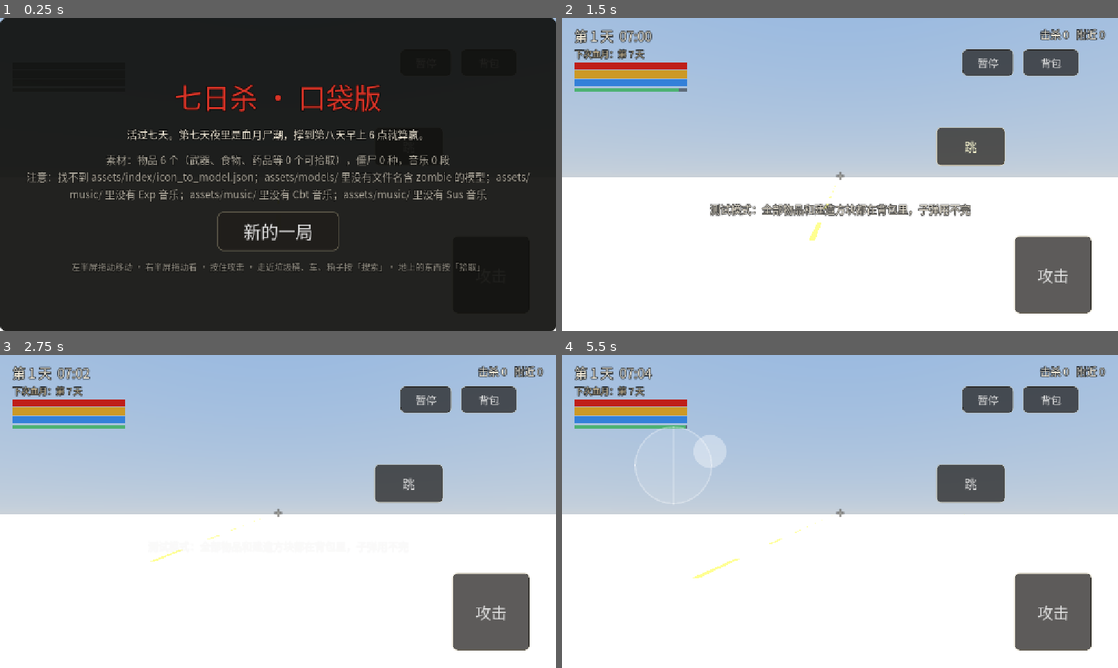
Above: before the commit, frames 1-4 (two rows, left to right).
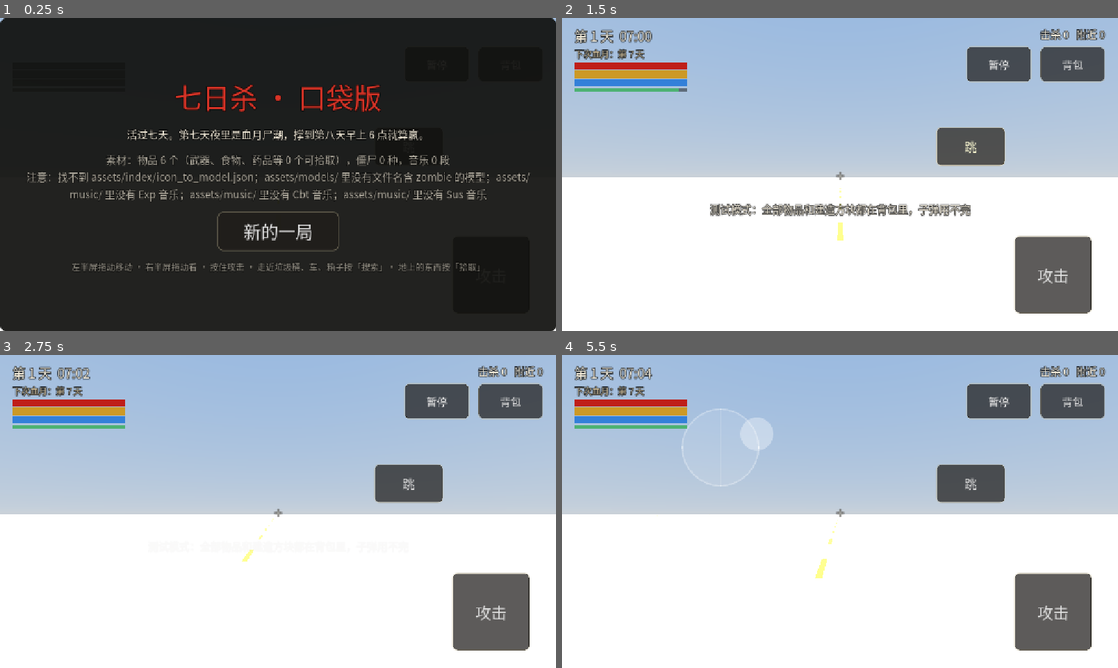
Above: after the commit, the same moments.

Repository: langhua98/7day
Game: Godot game, scene res://scenes/main.tscn
Two runs of this game, one before a commit and one after it. Both use one fixed random seed, a clock stepped at 60 frames per second and the inputs below.
Inputs (mouse positions are in pixels of both pictures, inside the frame that each line leads up to):
- Up to frame 1 (0.25 s): no input
- Up to frame 2 (1.5 s): click "新的一局" at 0.5 s; tap Enter at 1.25 s; move the mouse to (962, 158) at 1.27 s; hold D from 1.28 s (still down); hold R from 1.28 s (still down); click (962, 158) at 1.42 s
- Up to frame 3 (2.75 s): tap Space at 1.52, 1.82, 2 s; tap E at 1.55 s; release D at 2 s; release R at 2 s; drag from (166, 527) to (250, 574) at 2.02 s
- Up to frame 4 (5.5 s): move the mouse to (895, 442) at 2.77 s; hold D 2.78-3.5 s; hold F 2.78-3.5 s; click (895, 442) at 2.92 s; tap Shift at 3.05 s; tap Enter at 3.5 s; drag from (812, 574) to (673, 464) at 3.52 s; move the mouse to (1006, 558) at 4.27 s; hold A 4.28-5 s; hold C 4.28-5 s; click (1006, 558) at 4.42 s; tap Space at 4.52, 4.55, 4.82 s; drag from (673, 464) to (756, 433) at 5.02 s

The runs differ from the first frame. In frame 2, 1.8% of the frame differs, in the area x 44-98%, y 8-72%; in frame 3, 1.8%; in frame 4, 2.7%, in the area x 13-98%, y 8-72%.

Commit message:
iOS 触屏：安全区、边打边转视角、摇杆跟手、背包滑动不误点，去掉键盘操作
- 按钮放进安全区容器，避开刘海/灵动岛和底部横条，转屏时重算
- 快捷栏居中；暂停/背包/关闭等按钮加大到约 44pt
- 按住攻击或瞄准再拖动可以转视角
- 摇杆拖出圈外底座跟着手指走
- 背包里上下滑动不会误用物品；点背包外空白关闭
- 切后台/下拉通知中心时松开所有手指并自动暂停
- 点按钮有轻微震动反馈
- 删掉 WASD/方向键/空格/R/E/F/右键等电脑操作
- test_ui 补充对应检查

Co-Authored-By: Claude Opus 5.5 (1M context) <noreply@anthropic.com>
Claude-Session: https://claude.ai/code/session_01UUdrJfoZcFATFQ8acGdqqf

Diff:
--- a/scripts/combat.gd
+++ b/scripts/combat.gd
@@ -65,14 +65,11 @@
 		_reload_left -= delta
 		if _reload_left <= 0.0:
 			_finish_reload()
-	if Input.is_physical_key_pressed(KEY_R):
-		reload()
 	_update_ammo_hud()
 	_update_ghost()
 
 	attack_cd = max(0.0, attack_cd - delta)
-	var attacking := hud.attack_held or Input.is_physical_key_pressed(KEY_SPACE)
-	if attacking and attack_cd <= 0.0:
+	if hud.attack_held and attack_cd <= 0.0:
 		attack()
 
 
--- a/scripts/hud.gd
+++ b/scripts/hud.gd
@@ -60,14 +60,20 @@
 var _attack_id := -1
 var _joy_origin := Vector2.ZERO
 var _look_id := -1
-var _look_last := Vector2.ZERO
+## 能拖动转视角的手指上一帧位置：空白处的右半屏、攻击键、瞄准键都算（边开火边转）
+var _drag_last := {}
 var _toast_t := 0.0
 var _blood_day := false
 var _aim_id := -1
 var _cross_tween: Tween
 var _hit_tween: Tween
+## 安全区：刘海、灵动岛、底部横条让出来的边距（画布像素）。按钮都放在 _safe 里
+var _safe := Control.new()
+var safe_insets := Vector4.ZERO  # 左、上、右、下
 const JOY_RADIUS := 90.0
 const JOY_DEADZONE := 0.12
+## 手指移动不超过这么多像素才算「点」，超过算滑动（背包里滑着找东西不误用物品）
+const TAP_SLOP := 24.0
 const QUALITY_COLORS := [Color(0.7, 0.7, 0.7), Color(0.65, 0.45, 0.25), Color(0.9, 0.8, 0.2),
 	Color(0.3, 0.8, 0.3), Color(0.3, 0.55, 1.0), Color(0.7, 0.35, 1.0)]
 
@@ -86,11 +92,15 @@
 	_hurt.mouse_filter = Control.MOUSE_FILTER_IGNORE
 	_root.add_child(_hurt)
 
+	_safe.set_anchors_preset(Control.PRESET_FULL_RECT)
+	_safe.mouse_filter = Control.MOUSE_FILTER_IGNORE
+	_root.add_child(_safe)
+
 	# 左上：天数、时间、血量、饱食度
 	var tl := VBoxContainer.new()
 	tl.position = Vector2(28, 18)
 	tl.mouse_filter = Control.MOUSE_FILTER_IGNORE
-	_root.add_child(tl)
+	_safe.add_child(tl)
 	_status.add_theme_font_size_override("font_size", 30)
 	tl.add_child(_status)
 	_blood_info.add_theme_font_size_override("font_size", 20)
@@ -117,7 +127,7 @@
 	_kills.position = Vector2(-260, 18)
 	_kills.size = Vector2(230, 40)
 	_kills.horizontal_alignment = HORIZONTAL_ALIGNMENT_RIGHT
-	_root.add_child(_kills)
+	_safe.add_child(_kills)
 
 	_banner.set_anchors_preset(Control.PRESET_CENTER_TOP)
 	_banner.position = Vector2(-400, 90)
@@ -161,10 +171,16 @@
 	_root.add_child(_hitmarker)
 
 	# 底部快捷栏
+	# 往两边长，格子多少都居中
 	_hotbar.set_anchors_preset(Control.PRESET_CENTER_BOTTOM)
-	_hotbar.position = Vector2(-330, -150)
+	_hotbar.grow_horizontal = Control.GROW_DIRECTION_BOTH
+	_hotbar.grow_vertical = Control.GROW_DIRECTION_BEGIN
+	_hotbar.offset_left = 0
+	_hotbar.offset_right = 0
+	_hotbar.offset_top = -150
+	_hotbar.offset_bottom = -40
 	_hotbar.add_theme_constant_override("separation", 8)
-	_root.add_child(_hotbar)
+	_safe.add_child(_hotbar)
 
 	_attack_btn.text = "攻击"
 	_attack_btn.set_anchors_preset(Control.PRESET_BOTTOM_RIGHT)
@@ -174,7 +190,7 @@
 	# 攻击、背包、快捷栏都在 _input 里按触点自己处理：
 	# 系统自带的按钮只认第一根手指，一边走路一边按攻击会没反应
 	_attack_btn.mouse_filter = Control.MOUSE_FILTER_IGNORE
-	_root.add_child(_attack_btn)
+	_safe.add_child(_attack_btn)
 
 	_aim_btn.text = "瞄准"
 	_aim_btn.set_anchors_preset(Control.PRESET_BOTTOM_RIGHT)
@@ -183,7 +199,7 @@
 	_aim_btn.add_theme_font_size_override("font_size", 32)
 	_aim_btn.mouse_filter = Control.MOUSE_FILTER_IGNORE
 	_aim_btn.visible = false
-	_root.add_child(_aim_btn)
+	_safe.add_child(_aim_btn)
 
 	# 搜索 / 拾取：走近容器或地上的东西才出现
 	_action_btn.set_anchors_preset(Control.PRESET_BOTTOM_RIGHT)
@@ -193,7 +209,7 @@
 	_action_btn.mouse_filter = Control.MOUSE_FILTER_IGNORE
 	_action_btn.clip_text = true
 	_action_btn.visible = false
-	_root.add_child(_action_btn)
+	_safe.add_child(_action_btn)
 
 	# 换弹、跳：按钮也在 _input 里按触点处理
 	for pair in [[_reload_btn, "换弹", Vector2(-240, -470), Vector2(180, 90)], [_jump_btn, "跳", Vector2(-420, -470), Vector2(160, 90)]]:
@@ -204,17 +220,17 @@
 		b.size = pair[3]
 		b.add_theme_font_size_override("font_size", 28)
 		b.mouse_filter = Control.MOUSE_FILTER_IGNORE
-		_root.add_child(b)
+		_safe.add_child(b)
 	_reload_btn.visible = false
 	# 子弹数：弹匣里 / 背包里
 	_ammo.set_anchors_preset(Control.PRESET_CENTER_BOTTOM)
-	_ammo.position = Vector2(-110, -200)
-	_ammo.size = Vector2(220, 44)
+	_ammo.position = Vector2(-300, -206)
+	_ammo.size = Vector2(600, 44)
 	_ammo.horizontal_alignment = HORIZONTAL_ALIGNMENT_CENTER
 	_ammo.add_theme_font_size_override("font_size", 40)
 	_ammo.add_theme_font_override("font", Hud.number_font())
 	_ammo.visible = false
-	_root.add_child(_ammo)
+	_safe.add_child(_ammo)
 
 	# 翻找进度条（屏幕中间偏下）
 	_progress.set_anchors_preset(Control.PRESET_CENTER)
@@ -241,10 +257,11 @@
 
 	_bag_btn.text = "背包"
 	_bag_btn.set_anchors_preset(Control.PRESET_TOP_RIGHT)
-	_bag_btn.position = Vector2(-220, 70)
-	_bag_btn.size = Vector2(130, 64)
+	# 苹果建议触控区至少 44pt，画布 720 高时大约 80 像素
+	_bag_btn.position = Vector2(-180, 64)
+	_bag_btn.size = Vector2(150, 84)
 	_bag_btn.mouse_filter = Control.MOUSE_FILTER_IGNORE
-	_root.add_child(_bag_btn)
+	_safe.add_child(_bag_btn)
 
 	# 背包
 	_bag_panel.set_anchors_preset(Control.PRESET_FULL_RECT)
@@ -262,17 +279,20 @@
 	bag_title.add_child(bt)
 	var close := Button.new()
 	close.text = "关闭"
+	close.custom_minimum_size = Vector2(150, 80)
+	close.focus_mode = Control.FOCUS_NONE
 	close.pressed.connect(func(): _bag_panel.visible = false)
 	bag_title.add_child(close)
 	bag_v.add_child(bag_title)
 	var scroll := ScrollContainer.new()
 	scroll.size_flags_vertical = Control.SIZE_EXPAND_FILL
+	scroll.horizontal_scroll_mode = ScrollContainer.SCROLL_MODE_DISABLED
 	_bag_grid.columns = 7
 	_bag_grid.add_theme_constant_override("h_separation", 8)
 	_bag_grid.add_theme_constant_override("v_separation", 8)
 	scroll.add_child(_bag_grid)
 	bag_v.add_child(scroll)
-	_root.add_child(_bag_panel)
+	_safe.add_child(_bag_panel)
 
 	# 摇杆：平时停在左下角，手指按在左半屏哪里就移到哪里
 	for p in [_joy_base, _joy_knob]:
@@ -280,24 +300,28 @@
 		sb.bg_color = Color(1, 1, 1, 0.10 if p == _joy_base else 0.35)
 		sb.border_color = Color(1, 1, 1, 0.35)
 		sb.set_border_width_all(3 if p == _joy_base else 0)
-		sb.set_corner_radius_all(200)
+		sb.set_corner_radius_all(int(JOY_RADIUS) if p == _joy_base else 38)
 		p.add_theme_stylebox_override("panel", sb)
 		p.mouse_filter = Control.MOUSE_FILTER_IGNORE
-		_root.add_child(p)
+		_safe.add_child(p)
 	_joy_base.size = Vector2(JOY_RADIUS * 2, JOY_RADIUS * 2)
 	_joy_knob.size = Vector2(76, 76)
 	_reset_joystick()
 
 	_pause_btn.text = "暂停"
 	_pause_btn.set_anchors_preset(Control.PRESET_TOP_RIGHT)
-	_pause_btn.position = Vector2(-360, 70)
-	_pause_btn.size = Vector2(120, 64)
+	_pause_btn.position = Vector2(-350, 64)
+	_pause_btn.size = Vector2(150, 84)
 	_pause_btn.mouse_filter = Control.MOUSE_FILTER_IGNORE
-	_root.add_child(_pause_btn)
+	_safe.add_child(_pause_btn)
 
 	_build_start_panel()
 	_build_end_panel()
 	_build_pause_panel()
+	# 背包盖在摇杆上面
+	_safe.move_child(_bag_panel, -1)
+	get_viewport().size_changed.connect(_update_safe_area)
+	_update_safe_area()
 
 
 func _make_theme() -> Theme:
@@ -451,7 +475,8 @@
 		sl.max_value = row[3]
 		sl.step = 0.05
 		sl.value = settings[row[0]]
-		sl.custom_minimum_size = Vector2(380, 50)
+		sl.custom_minimum_size = Vector2(380, 76)
+		sl.focus_mode = Control.FOCUS_NONE
 		sl.size_flags_horizontal = Control.SIZE_EXPAND_FILL
 		var key: String = row[0]
 		sl.value_changed.connect(func(val):
@@ -593,9 +618,37 @@
 		_bag_grid.add_child(_slot(e.id, list, true))
 
 
+## 刘海 / 灵动岛 / 底部横条：读系统给的安全区，换算成画布像素
+func _update_safe_area() -> void:
+	var ins := Vector4.ZERO
+	if OS.has_feature("mobile"):
+		var screen := Vector2(DisplayServer.screen_get_size())
+		var safe := Rect2(DisplayServer.get_display_safe_area())
+		var canvas := get_viewport().get_visible_rect().size
+		if screen.x > 0.0 and screen.y > 0.0 and safe.size.x > 0.0:
+			var k := canvas / screen
+			ins = Vector4(safe.position.x * k.x, safe.position.y * k.y,
+				(screen.x - safe.end.x) * k.x, (screen.y - safe.end.y) * k.y)
+			# 横屏时刘海可能在左也可能在右，转一下手机就换边：两边都让出来
+			var side := maxf(ins.x, ins.z)
+			ins.x = side
+			ins.z = side
+	apply_safe_insets(ins)
+
+
+func apply_safe_insets(ins: Vector4) -> void:
+	safe_insets = Vector4(maxf(ins.x, 0.0), maxf(ins.y, 0.0), maxf(ins.z, 0.0), maxf(ins.w, 0.0))
+	_safe.offset_left = safe_insets.x
+	_safe.offset_top = safe_insets.y
+	_safe.offset_right = -safe_insets.z
+	_safe.offset_bottom = -safe_insets.w
+	if _joy_id == -1:
+		_reset_joystick()
+
+
 func _reset_joystick() -> void:
 	var vp := get_viewport().get_visible_rect().size if is_inside_tree() else Vector2(1280, 720)
-	var home := Vector2(JOY_RADIUS + 70, vp.y - JOY_RADIUS - 70)
+	var home := Vector2(safe_insets.x + JOY_RADIUS + 70, vp.y - safe_insets.w - JOY_RADIUS - 70)
 	_joy_base.position = home - _joy_base.size * 0.5
 	_joy_knob.position = home - _joy_knob.size * 0.5
 	_joy_base.modulate.a = 0.6
@@ -637,11 +690,29 @@
 		ql.add_theme_color_override("font_color", QUALITY_COLORS[clampi(quality, 1, 6) - 1])
 		ql.mouse_filter = Control.MOUSE_FILTER_IGNORE
 		b.add_child(ql)
+	b.focus_mode = Control.FOCUS_NONE
 	if with_name:
-		b.pressed.connect(func(): item_used.emit(id))
+		# 背包里能上下滑着找：手指按下后挪动超过 TAP_SLOP 就算滑动，不用这个物品
+		b.gui_input.connect(func(ev: InputEvent): _bag_slot_input(b, id, ev))
+		b.mouse_filter = Control.MOUSE_FILTER_PASS
+		b.button_mask = 0  # 不走按钮自己的「按下」，由 _bag_slot_input 判断点还是滑
 	else:
 		b.mouse_filter = Control.MOUSE_FILTER_IGNORE  # 快捷栏在 _input 里处理
 	return b
+
+
+func _bag_slot_input(b: Button, id: String, ev: InputEvent) -> void:
+	if not (ev is InputEventMouseButton) or ev.button_index != MOUSE_BUTTON_LEFT:
+		return
+	if ev.pressed:
+		b.set_meta("down_at", ev.global_position)
+		_flash(b)
+	elif b.has_meta("down_at"):
+		var from: Vector2 = b.get_meta("down_at")
+		b.remove_meta("down_at")
+		if ev.global_position.distance_to(from) <= TAP_SLOP and b.get_global_rect().has_point(ev.global_position):
+			_tap_feedback()
+			item_used.emit(id)
 
 
 func _process(delta: float) -> void:
@@ -695,8 +766,38 @@
 	tw.tween_property(control, "modulate", Color.WHITE, 0.12)
 
 
+## 点按钮时轻轻震一下（iPhone 的触感反馈）
+func _tap_feedback() -> void:
+	Input.vibrate_handheld(12)
+
+
+func _press_button(control: Control) -> void:
+	_flash(control)
+	_tap_feedback()
+
+
+func open_bag() -> void:
+	_release_touches()
+	_bag_panel.visible = true
+
+
+## 切到后台、下拉通知中心、来电话：手指都算松开；游戏中就自动暂停
+func _notification(what: int) -> void:
+	if what in [NOTIFICATION_APPLICATION_PAUSED, NOTIFICATION_APPLICATION_FOCUS_OUT]:
+		_release_touches()
+		if _in_game():
+			set_paused(true)
+
+
+func _in_game() -> bool:
+	return is_inside_tree() and not _start_panel.visible and not _end_panel.visible \
+		and not _pause_panel.visible and not get_tree().paused
+
+
 func _release_touches() -> void:
 	_press_attack(false)
+	_attack_id = -1
+	_drag_last.clear()
 	_aim_id = -1
 	aim_held = false
 	_aim_btn.modulate = Color.WHITE
@@ -709,36 +810,38 @@
 func _touch_down(index: int, pos: Vector2) -> void:
 	if _aim_btn.visible and _aim_btn.get_global_rect().grow(12).has_point(pos):
 		_aim_id = index
+		_drag_last[index] = pos
 		aim_held = true
 		_aim_btn.modulate = Color(1.6, 0.7, 0.6)
 		return
 	if _attack_btn.get_global_rect().grow(20).has_point(pos):
 		_attack_id = index
+		_drag_last[index] = pos  # 按住攻击再拖动可以边打边转视角
 		_press_attack(true)
 		return
 	if _reload_btn.visible and _reload_btn.get_global_rect().grow(10).has_point(pos):
-		_flash(_reload_btn)
+		_press_button(_reload_btn)
 		reload_pressed.emit()
 		return
 	if _jump_btn.get_global_rect().grow(10).has_point(pos):
-		_flash(_jump_btn)
+		_press_button(_jump_btn)
 		jump_pressed.emit()
 		return
 	if _action_btn.visible and _action_btn.get_global_rect().grow(12).has_point(pos):
-		_flash(_action_btn)
+		_press_button(_action_btn)
 		action_pressed.emit()
 		return
 	if _pause_btn.get_global_rect().grow(10).has_point(pos):
+		_tap_feedback()
 		set_paused(true)
 		return
 	if _bag_btn.get_global_rect().grow(10).has_point(pos):
-		_bag_panel.visible = true
-		_release_touches()
-		_flash(_bag_btn)
+		open_bag()
+		_press_button(_bag_btn)
 		return
 	for slot in _hotbar.get_children():
-		if (slot as Control).get_global_rect().has_point(pos):
-			_flash(slot)
+		if (slot as Control).get_global_rect().grow(4).has_point(pos):
+			_press_button(slot)
 			item_used.emit(slot.get_meta("item"))
 			return
 	var half := get_viewport().get_visible_rect().size.x * 0.5
@@ -751,10 +854,11 @@
 		_joy_knob.modulate.a = 1.0
 	elif pos.x >= half and _look_id == -1:
 		_look_id = index
-		_look_last = pos
+		_drag_last[index] = pos
 
 
 func _touch_up(index: int) -> void:
+	_drag_last.erase(index)
 	if index == _aim_id:
 		_aim_id = -1
 		aim_held = false
@@ -775,19 +879,26 @@
 		if event.pressed:
 			if not _panel_open():
 				_touch_down(event.index, event.position)
+			elif _bag_panel.visible and not _bag_panel.get_global_rect().has_point(event.position):
+				# 点背包外面的空白就关掉背包
+				_bag_panel.visible = false
+				get_viewport().set_input_as_handled()
 		else:
 			_touch_up(event.index)
 	elif event is InputEventScreenDrag:
 		if event.index == _joy_id:
 			var d: Vector2 = event.position - _joy_origin
 			if d.length() > JOY_RADIUS:
+				# 手指拖出圈外：摇杆跟着手指走，往回拖马上就能转向
 				d = d.normalized() * JOY_RADIUS
+				_joy_origin = event.position - d
+				_joy_base.position = _joy_origin - _joy_base.size * 0.5
 			_joy_knob.position = _joy_origin + d - _joy_knob.size * 0.5
 			var raw := Vector2(d.x, -d.y) / JOY_RADIUS
 			if raw.length() <= JOY_DEADZONE:
 				move = Vector2.ZERO
 			else:
 				move = raw.normalized() * clampf((raw.length() - JOY_DEADZONE) / (1.0 - JOY_DEADZONE), 0.0, 1.0)
-		elif event.index == _look_id:
-			look_delta += event.position - _look_last
-			_look_last = event.position
+		elif _drag_last.has(event.index):
+			look_delta += event.position - _drag_last[event.index]
+			_drag_last[event.index] = event.position
--- a/scripts/looting.gd
+++ b/scripts/looting.gd
@@ -17,7 +17,6 @@
 var _search := {}
 var _search_t := 0.0
 var _search_from := Vector3.ZERO
-var _e_down := false
 
 
 func setup(parent: Node3D, world_ref: World, player_ref: PlayerSystem, inv_ref: InventorySystem,
@@ -41,14 +40,6 @@
 	_search_t = 0.0
 	_search_from = Vector3.ZERO
 	hud.set_progress(-1.0)
-
-
-func update(delta: float) -> void:
-	if not running:
-		return
-	if Input.is_physical_key_pressed(KEY_E) and not _e_down:
-		action()
-	_e_down = Input.is_physical_key_pressed(KEY_E)
 
 
 func spawn_loot(pos: Vector3, id := "", quality := 0, amount := 0) -> void:
--- a/scripts/main.gd
+++ b/scripts/main.gd
@@ -189,11 +189,9 @@
 	var night := time_sys.night
 	var blood_moon := time_sys.blood_moon
 
-	player_sys.aiming = (hud.aim_held or Input.is_mouse_button_pressed(MOUSE_BUTTON_RIGHT)
-		or Input.is_physical_key_pressed(KEY_F)) \
+	player_sys.aiming = hud.aim_held \
 		and Assets.items_by_id.get(inventory.equipped, {}).get("kind", -1) == Assets.Kind.GUN
 	player_sys.update(delta)
-	looting.update(delta)
 	combat.update(delta)
 	spawner.update(delta, day, night, blood_moon)
 	horde.update(delta, blood_moon, day)
--- a/scripts/player.gd
+++ b/scripts/player.gd
@@ -81,28 +81,17 @@
 	var look_sens: float = C.LOOK_SENSITIVITY * hud.settings.sensitivity * (C.AIM_SENSITIVITY if aiming else 1.0)
 	yaw -= look.x * look_sens
 	pitch = clamp(pitch - look.y * look_sens, -1.3, 1.3)
-	# 电脑上调试：WASD 移动、方向键看
-	var mv := hud.move
-	if Input.is_physical_key_pressed(KEY_W): mv.y += 1
-	if Input.is_physical_key_pressed(KEY_S): mv.y -= 1
-	if Input.is_physical_key_pressed(KEY_A): mv.x -= 1
-	if Input.is_physical_key_pressed(KEY_D): mv.x += 1
-	if Input.is_physical_key_pressed(KEY_LEFT): yaw += delta * 2.0
-	if Input.is_physical_key_pressed(KEY_RIGHT): yaw -= delta * 2.0
-	if Input.is_physical_key_pressed(KEY_UP): pitch = min(pitch + delta * 1.5, 1.3)
-	if Input.is_physical_key_pressed(KEY_DOWN): pitch = max(pitch - delta * 1.5, -1.3)
-	mv = mv.limit_length(1.0)
-	# 冲刺：摇杆推到底往前，或者按 Shift；耗体力
-	var sprint := (mv.length() > 0.92 and mv.y > 0.6) or Input.is_physical_key_pressed(KEY_SHIFT)
+	# 只做 iPhone 触屏：移动全靠左边摇杆
+	var mv := hud.move.limit_length(1.0)
+	# 冲刺：摇杆推到底往前；耗体力
+	var sprint := mv.length() > 0.92 and mv.y > 0.6
 	sprint = sprint and stamina > 1.0 and mv.y > 0.3
 	if sprint:
 		stamina = max(0.0, stamina - C.SPRINT_DRAIN * delta)
 	else:
 		stamina = min(100.0, stamina + C.STAMINA_REGEN * (C.BUFF_STAMINA_MULT if buff_t > 0.0 else 1.0) * delta * (0.5 if mv.length() > 0.1 else 1.0))
 	hud.set_stamina(stamina)
-	# 跳：简单的竖直速度和重力
-	if Input.is_physical_key_pressed(KEY_C):
-		jump()
+	# 跳（hud 的跳键调 jump()）：简单的竖直速度和重力
 	# 地面是 0；站在自己摆的方块上就是方块顶
 	_vy -= C.GRAVITY * delta
 	player.position.y += _vy * delta
--- a/tests/test_ui.gd
+++ b/tests/test_ui.gd
@@ -9,6 +9,7 @@
 	hud = Hud.new()
 	add_child(hud)
 	await get_tree().process_frame
+	hud._start_panel.visible = false  # 当作已经开局
 	hud.set_ammo("12 / 120  9mm 普通")
 	hud.set_action("搜索\n垃圾桶")
 
@@ -77,7 +78,107 @@
 	hud._touch_up(8)
 	check(hud.move == Vector2.ZERO, "松手摇杆应归零")
 
+	# 摇杆拖出圈外：底座跟着手指走，往回一拖马上反向
+	hud._touch_down(9, left)
+	drag.index = 9
+	drag.position = left + Vector2(200, 0)
+	hud._input(drag)
+	check(hud._joy_origin.distance_to(left + Vector2(110, 0)) < 1.0, "拖出圈外摇杆底座应跟手")
+	drag.position = left + Vector2(60, 0)
+	hud._input(drag)
+	check(hud.move.x < -0.3, "跟手后往回拖应马上反向")
+	hud._touch_up(9)
+
+	# 按住攻击拖动：边打边转视角
+	hud.consume_look()
+	hud._touch_down(10, attack.get_center())
+	drag.index = 10
+	drag.position = attack.get_center() + Vector2(-30, 12)
+	hud._input(drag)
+	check(hud.attack_held, "拖动时攻击应保持按住")
+	check(hud.consume_look().distance_to(Vector2(-30, 12)) < 0.01, "按住攻击拖动应转视角")
+	hud._touch_up(10)
+	check(not hud.attack_held, "松开攻击应取消")
+
+	# 右半屏空白处拖动转视角
+	var right := Vector2(hud.get_viewport().get_visible_rect().size.x * 0.6, 300)
+	hud._touch_down(11, right)
+	drag.index = 11
+	drag.position = right + Vector2(40, -5)
+	hud._input(drag)
+	check(hud.consume_look().distance_to(Vector2(40, -5)) < 0.01, "右半屏拖动应转视角")
+	hud._touch_up(11)
+	drag.position = right + Vector2(80, 0)
+	hud._input(drag)
+	check(hud.consume_look() == Vector2.ZERO, "松手后不应再转视角")
+
+	# 快捷栏居中，不和摇杆、攻击键重叠
+	hud.set_inventory([{"id": "a", "count": 1}, {"id": "b", "count": 2}, {"id": "c", "count": 1}], ["a", "b", "c"])
+	await get_tree().process_frame
+	var bar: Rect2 = hud._hotbar.get_global_rect()
+	var mid := hud.get_viewport().get_visible_rect().size.x * 0.5
+	check(absf(bar.get_center().x - mid) < 2.0, "快捷栏应水平居中")
+	check(not bar.intersects(attack), "快捷栏和攻击不能重叠")
+	check(not bar.intersects(hud._joy_base.get_global_rect()), "快捷栏和摇杆不能重叠")
+	var used: Array[String] = []
+	hud.item_used.connect(func(id): used.append(id))
+	var slot_b: Control = hud._hotbar.get_child(1)
+	hud._touch_down(12, slot_b.get_global_rect().get_center())
+	hud._touch_up(12)
+	check(used == ["b"], "点快捷栏第 2 格应使用 b")
+
+	# 背包：点一下用物品，滑动不用；点背包外面关掉
+	hud.open_bag()
+	await get_tree().process_frame
+	var bag_slot: Button = hud._bag_grid.get_child(0)
+	var at := bag_slot.get_global_rect().get_center()
+	used.clear()
+	hud._bag_slot_input(bag_slot, "a", _mouse(at, true))
+	hud._bag_slot_input(bag_slot, "a", _mouse(at + Vector2(0, 60), false))
+	check(used.is_empty(), "在背包里滑动不应使用物品")
+	hud._bag_slot_input(bag_slot, "a", _mouse(at, true))
+	hud._bag_slot_input(bag_slot, "a", _mouse(at + Vector2(3, 4), false))
+	check(used == ["a"], "在背包里点一下应使用物品")
+	var outside := InputEventScreenTouch.new()
+	outside.index = 13
+	outside.pressed = true
+	outside.position = Vector2(4, 4)
+	hud._input(outside)
+	check(not hud._bag_panel.visible, "点背包外面应关掉背包")
+
+	# 安全区：刘海和底部横条让出来，按钮整体往里收
+	var attack_before := hud._attack_btn.get_global_rect()
+	var stats_before: Vector2 = hud._status.get_global_rect().position
+	hud.apply_safe_insets(Vector4(90, 0, 90, 40))
+	await get_tree().process_frame
+	var vp := hud.get_viewport().get_visible_rect().size
+	check(hud._attack_btn.get_global_rect().end.x <= vp.x - 90, "攻击键应避开右边刘海")
+	check(is_equal_approx(hud._attack_btn.get_global_rect().position.x, attack_before.position.x - 90), "攻击键应左移 90")
+	check(hud._attack_btn.get_global_rect().end.y <= vp.y - 40, "攻击键应避开底部横条")
+	check(hud._status.get_global_rect().position.x >= stats_before.x + 89, "左上状态应避开左边刘海")
+	check(hud._joy_base.get_global_rect().position.x >= 90, "摇杆应避开左边刘海")
+	hud._touch_down(14, hud._attack_btn.get_global_rect().get_center())
+	check(hud.attack_held, "安全区下攻击键仍能按")
+	hud._touch_up(14)
+	hud.apply_safe_insets(Vector4.ZERO)
+
+	# 切后台：松开所有手指并自动暂停
+	hud._touch_down(15, hud._attack_btn.get_global_rect().get_center())
+	hud._notification(Node.NOTIFICATION_APPLICATION_FOCUS_OUT)
+	check(not hud.attack_held, "切后台应松开攻击")
+	check(hud._pause_panel.visible, "游戏中切后台应自动暂停")
+	hud.set_paused(false)
+
 	_finish()
+
+
+func _mouse(pos: Vector2, pressed: bool) -> InputEventMouseButton:
+	var ev := InputEventMouseButton.new()
+	ev.button_index = MOUSE_BUTTON_LEFT
+	ev.pressed = pressed
+	ev.position = pos
+	ev.global_position = pos
+	return ev
 
 
 func check(condition: bool, message: String) -> void:
